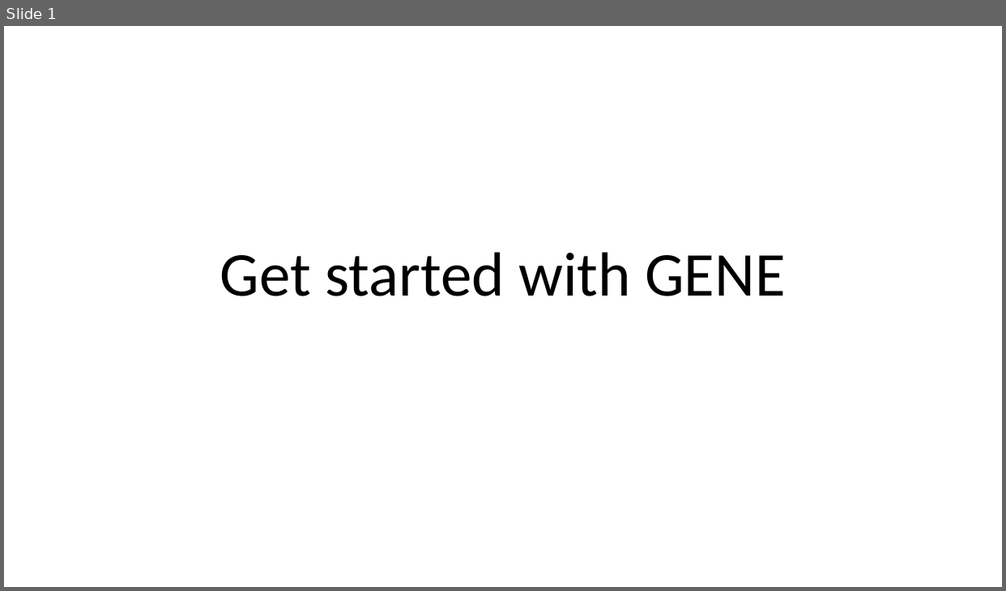
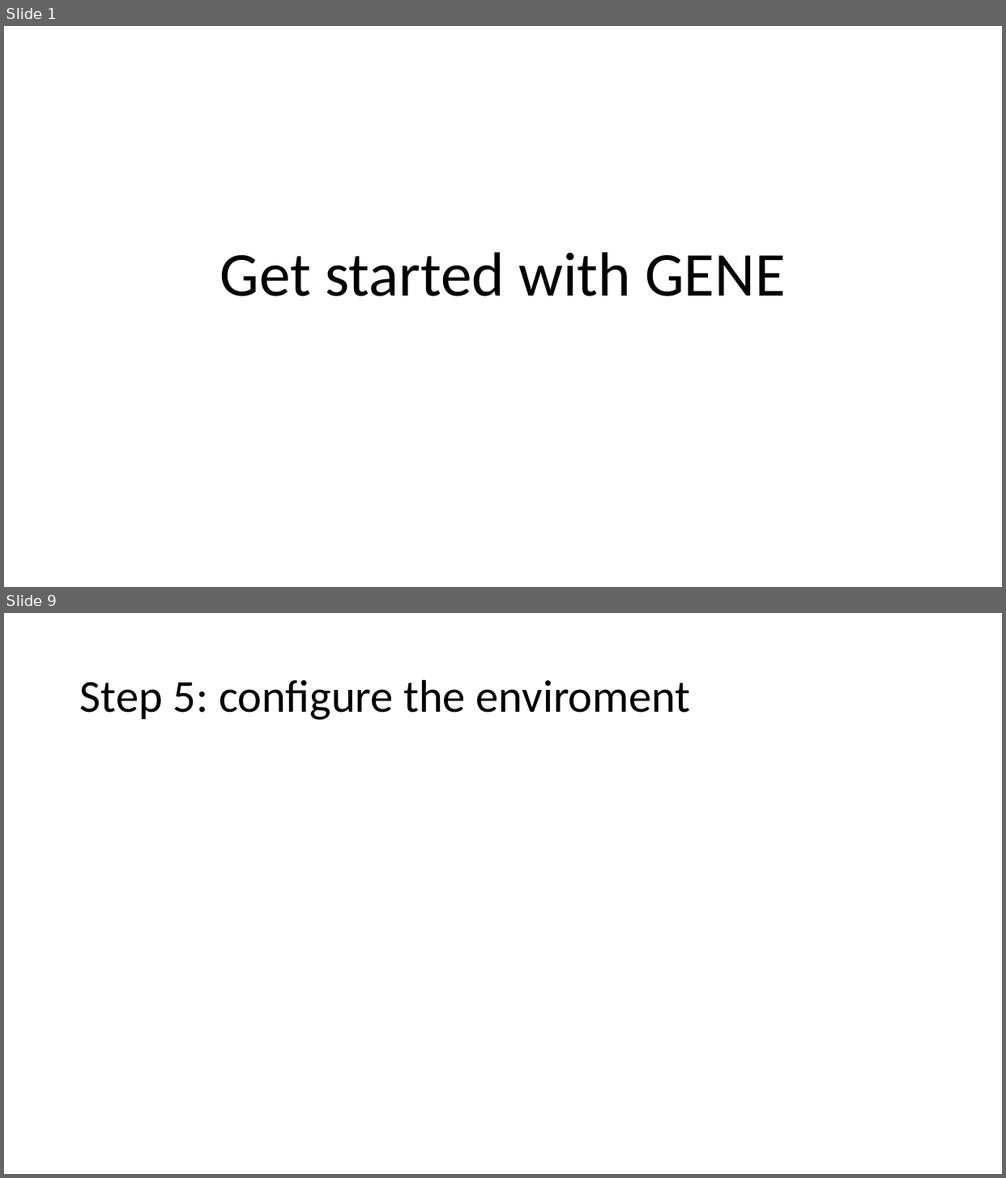
Before and after one commit to maxtcurie/Physics_Helper, a slide deck: Intro_to_GENE/0_Getting_started_with_GENE.pptx. Shown one above the other, each under a label of ours: slide 1 before the commit, slides 1 and 9 after it; the slides between them are not shown. The pictures are 1006x591 and 1006x1178 pixels, drawn with LibreOffice and Linux fonts; fonts in the diff are those of the drawing. Boxes give left, top, right and bottom in pixels: in the first picture for what was removed or moved away, otherwise in the second. Text is boxed around its words. In the diff, an @@ line names an element or a change of style, - is before the commit and + after.

```diff
--- a/Intro_to_GENE/0_Getting_started_with_GENE.pptx
+++ b/Intro_to_GENE/0_Getting_started_with_GENE.pptx
@@ slide 9 added at (4,613,1002,1174), background #FFFFFF @@
@@ title added at (80,679,691,720), 44 pt, text #000000 @@
+Step 5: configure the enviroment
```
Also in this commit, not shown: 1 slide changed, 6 other slides added, 2 other files.
